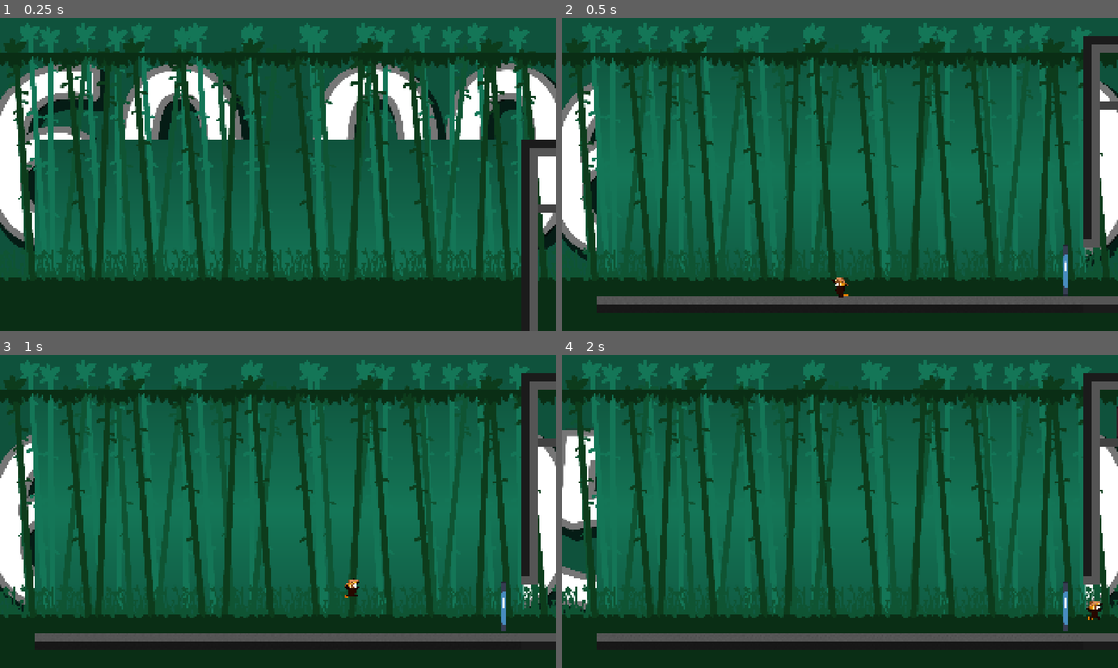
Above: before the commit, frames 1-4 (two rows, left to right).
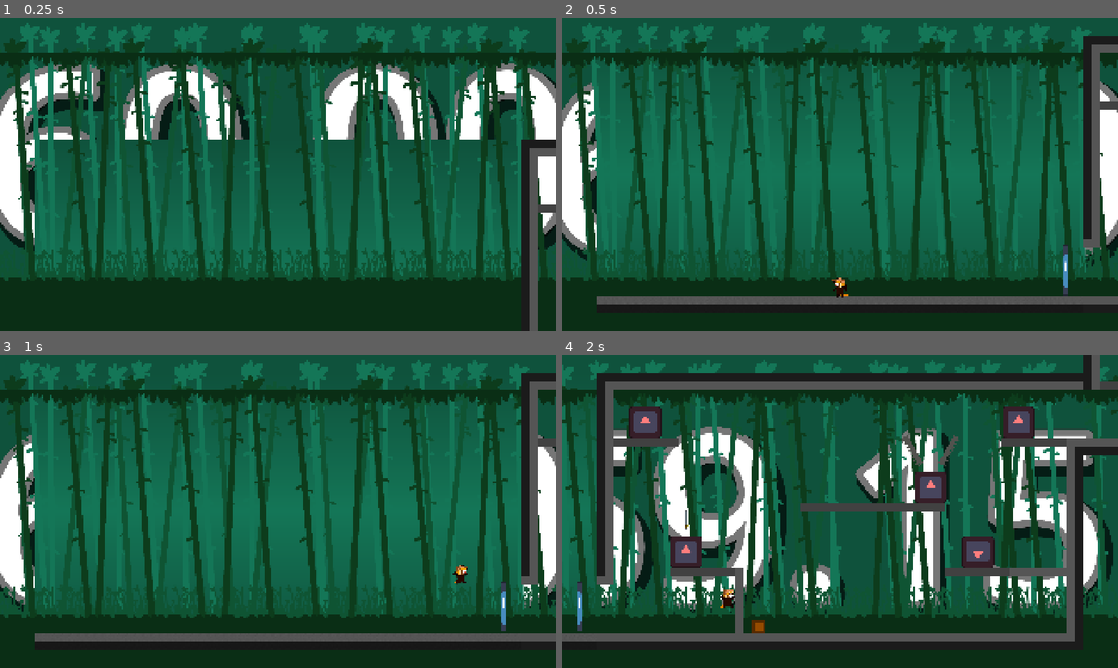
Above: after the commit, the same moments.

Repository: Tyrannicodin/GMTK-jam-2026
Game: Godot game, scene res://game/game.tscn
The game is run twice, just before and just after one commit, with the same random seed, the same clock (stepped at 60 frames per second) and the same inputs. This scene is started directly instead of the project's main scene. The engine's default icon, where the game draws it, is replaced by a stand-in: a white triangle on a blue panel in a dark square.
Inputs (mouse positions are in pixels of both pictures, inside the frame that each line leads up to):
- Up to frame 1 (0.25 s): no input
- Up to frame 2 (0.5 s): no input
- Up to frame 3 (1 s): move the mouse to (400, 495) at 0.52 s; hold D (right) from 0.53 s (still down); tap C (dash) at 0.6 s; click (400, 495) at 0.67 s; tap Space (jump) at 0.77, 0.8 s
- Up to frame 4 (2 s): keep holding D (right); tap Space (jump) at 1.07, 1.35, 1.52, 1.82 s; move the mouse to (728, 527) at 1.27 s; tap C (dash) at 1.55 s

Frame 1 is identical in both runs. In frame 2, less than 0.1% of the frame differs, in the area x 48-52%, y 82-90%; in frame 3, 0.2%; in frame 4, 56%, in the area x 0-100%, y 0-92%.

Commit message:
Dash Comboing + Value Changes

Diff:
--- a/game/player/player.gd
+++ b/game/player/player.gd
@@ -17,18 +17,20 @@
 var dashed_since_left_ground = false
 var jumped_to_leave_ground = false
 var dash_timer = -999
+var dash_count = 1
+var dashing = false
 
 
 const WALK_FORCE = 8000
-const WALK_MAX_SPEED = 700
+const WALK_MAX_SPEED = 1000
 const STOP_FORCE = 8000
-const AIR_STOP_FORCE = 4000
-const JUMP_SPEED = 1200
+const AIR_STOP_FORCE = 2000
+const JUMP_SPEED = 1800
 const COYOTE_TIME = 0.15
 const TERMINAL_VELOCITY = 5000
 
-const DASH_LENGTH = .15
-const DASH_SPEED = 800
+const DASH_LENGTH = .16
+const DASH_SPEED = 2500
 const DASH_COOLDOWN = .25
 
 func _ready():
@@ -55,11 +57,12 @@
 
 	# Add the gravity.
 	if dash_timer <= 0:
-		if velocity.y < 0:
-			# The ascent should be slower than the fall
-			velocity += get_gravity() * delta * .8
-		else:
-			velocity += get_gravity() * delta
+		if dashing:
+			dashing = false
+			if velocity.y <= 0:
+				velocity /= 2
+	if not dashing:
+		velocity += get_gravity() * delta
 		if velocity.y > TERMINAL_VELOCITY:
 			velocity.y = TERMINAL_VELOCITY
 
@@ -90,6 +93,12 @@
 		if %InputBuffer.is_pressed("jump"):
 			velocity.y -= JUMP_SPEED
 			jumped_to_leave_ground = true
+			if not dashing:
+				velocity.x += 800 * sign(Input.get_axis("left", "right"))
+			if -velocity.y <= abs(velocity.x):
+				dashing = false
+			elif dashing:
+				velocity.y += JUMP_SPEED/2
 
 	if dash_timer <= 0:
 		var direction = Input.get_axis("left", "right")
@@ -110,6 +119,8 @@
 					velocity.x = WALK_MAX_SPEED * sign(velocity.x)
 
 		if (is_on_floor()):
+			if dash_count == 0:
+				dash_count = 1
 			if direction:
 				$AnimatedSprite2D.play("walk")
 			else:
@@ -149,6 +160,8 @@
 
 
 func dash(direction: Vector2):
+	if dash_count < 1:
+		return
 	if dash_timer - DASH_LENGTH > -DASH_COOLDOWN:
 		return
 	if dashed_since_left_ground:
@@ -158,6 +171,8 @@
 	velocity = direction * DASH_SPEED
 
 	dash_timer = DASH_LENGTH
+	dash_count -= 1
+	dashing = true
 
 func shuriken_jutsu():
 	for i in range(3):
--- a/project.godot
+++ b/project.godot
@@ -100,7 +100,7 @@
 
 [physics]
 
-2d/default_gravity=3654.447
+2d/default_gravity=5980.0
 common/physics_interpolation=true
 
 [rendering]
